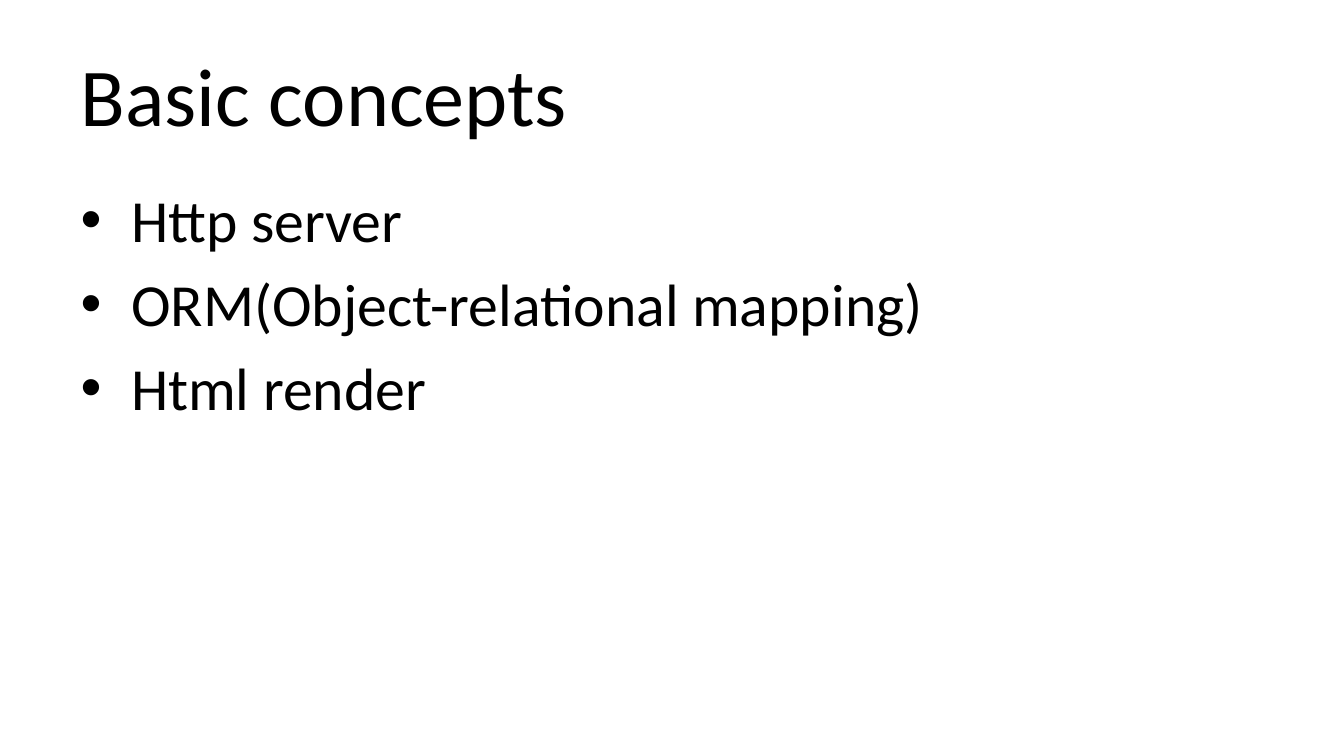
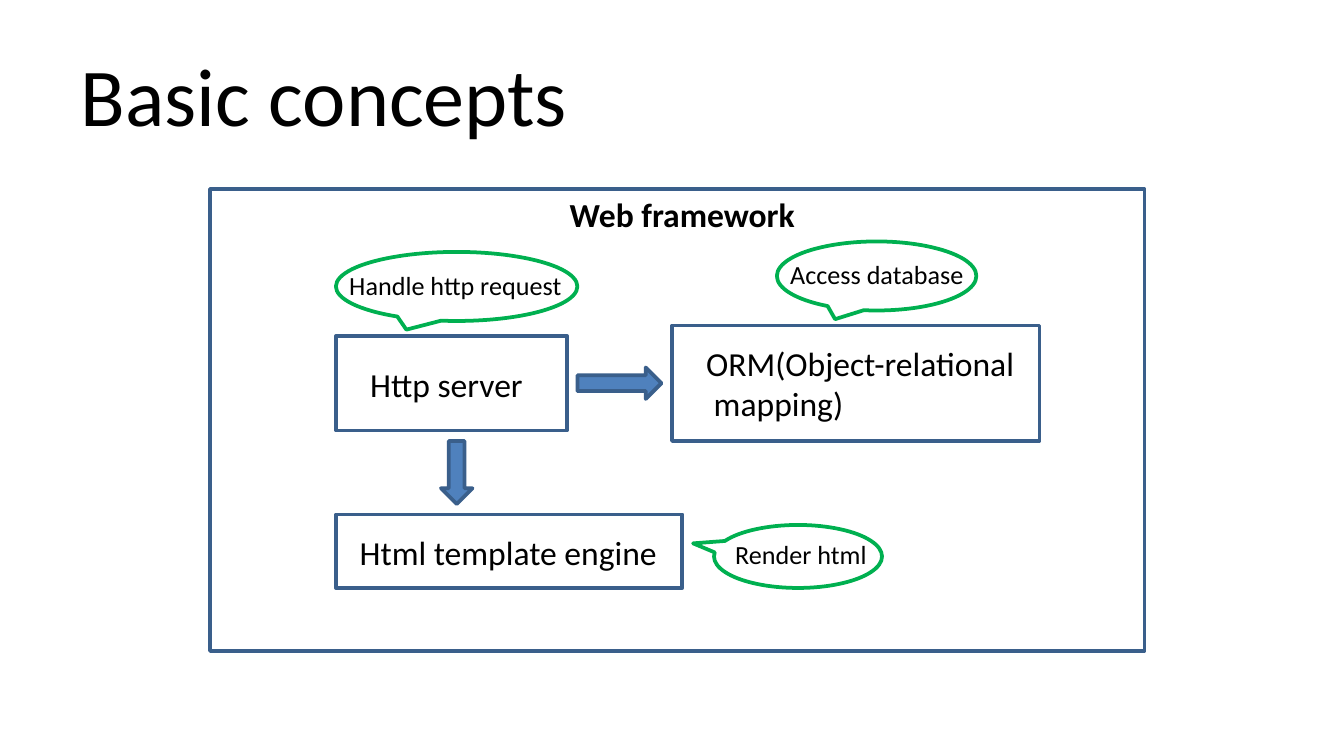
Before and after one commit to qicosmos/cppcon2018, a slide deck: slide 3 of cppcon2018.pptx (slide 4 before the commit). Drawn at 1344x756 pixels with LibreOffice and Linux fonts; fonts in the diff are those of the drawing. Boxes give left, top, right and bottom in pixels: in the first picture for what was removed or moved away, otherwise in the second. Text is boxed around its words. In the diff, an @@ line names an element or a change of style, - is before the commit and + after.

Commit message:
update

```diff
--- a/cppcon2018.pptx
+++ b/cppcon2018.pptx
@@ text removed at <box>131,203,922,411</box> @@
-• Http server
-• ORM(Object-relational mapping)
-• Html render
@@ rectangle added at <box>210,190,1144,652</box>, outline #3A5F8C 2 pt @@
@@ text added at <box>570,203,794,228</box>, 18 pt, text #000000, bold @@
+Web framework
@@ speech bubble added at <box>336,251,578,320</box>, outline #00B050 2 pt @@
@@ speech bubble added at <box>777,242,976,310</box>, outline #00B050 2 pt @@
@@ text added at <box>790,266,964,291</box>, 14 pt, text #000000 @@
+Access database
@@ text added at <box>349,277,561,301</box>, 14 pt, text #000000 @@
+Handle http request
@@ rectangle added at <box>672,325,1039,441</box>, outline #3A5F8C 2 pt @@
@@ rectangle added at <box>336,336,567,430</box>, outline #3A5F8C 2 pt @@
@@ text added at <box>706,351,1014,422</box>, 18 pt, text #000000 @@
+ORM(Object-relational
+mapping)
@@ text added at <box>370,375,523,403</box>, 18 pt, text #000000 @@
+Http server
@@ right arrow added at <box>578,367,663,398</box>, fill #4F81BD, outline #3A5F8C 2 pt @@
@@ down arrow added at <box>441,441,472,504</box>, fill #4F81BD, outline #3A5F8C 2 pt @@
@@ rectangle added at <box>336,515,683,589</box>, outline #3A5F8C 2 pt @@
@@ speech bubble added at <box>714,526,882,589</box>, outline #00B050 2 pt @@
@@ text added at <box>360,541,656,571</box>, 18 pt, text #000000 @@
+Html template engine
@@ text added at <box>735,546,866,564</box>, 14 pt, text #000000 @@
+Render html
```
Also in this commit, not shown: 5 other slides changed, 1 slide added, 3 slides removed.
